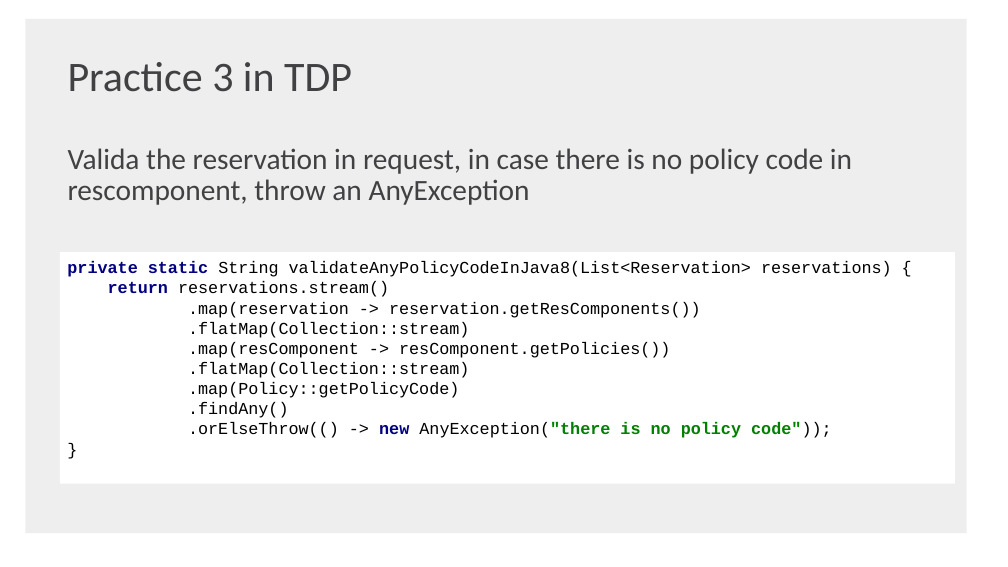
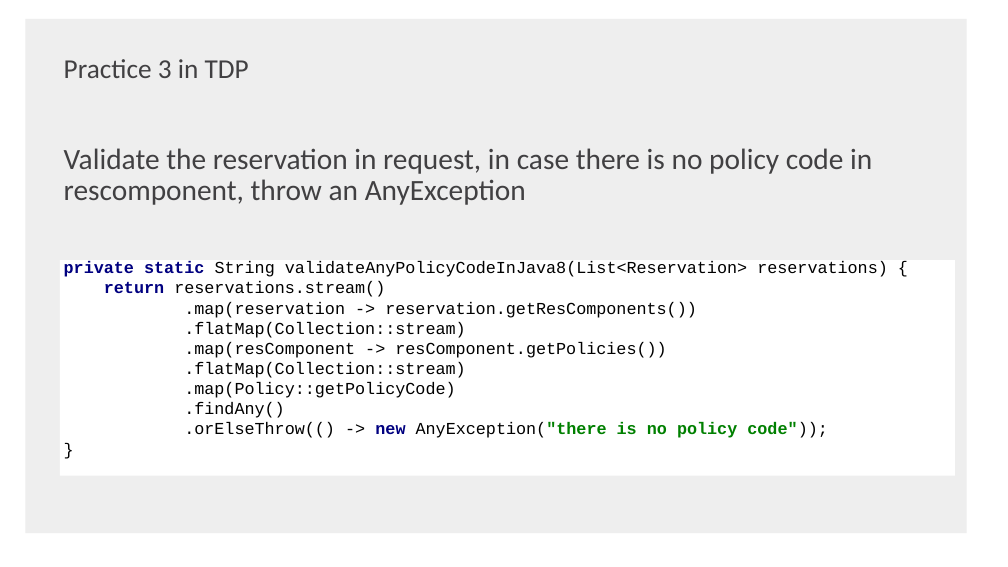
Before and after one commit to shaojie-xu-kp/Java8_lunch_learn, a slide deck: slide 44 of Java 8 & TDP.pptx (slide 56 before the commit). Drawn at 1008x567 pixels with LibreOffice and Linux fonts; fonts in the diff are those of the drawing; background and template pictures are left out. Boxes give left, top, right and bottom in pixels: in the first picture for what was removed or moved away, otherwise in the second. Text is boxed around its words. In the diff, an @@ line names an element or a change of style, - is before the commit and + after.

```diff
--- a/Java 8 & TDP.pptx
+++ b/Java 8 & TDP.pptx
@@ text "Practice 3 in TDP" at bbox=[64, 59, 249, 78]: size 40 to 26 pt; less space between paragraphs @@
@@ text at bbox=[64, 148, 872, 205]: text changed @@
-Valida the reservation in request, in case there is no policy code in rescomponent, throw an AnyException
+Validate the reservation in request, in case there is no policy code in rescomponent, throw an AnyException
@@ rectangle "private static String validateAnyPolicyCodeInJava8(List<Rese ...": place and size @@
-rectangle "private static String validateAnyPolicyCodeInJava8(List<Rese ..." at bbox=[60, 252, 955, 483]
+rectangle "private static String validateAnyPolicyCodeInJava8(List<Rese ..." at bbox=[60, 260, 955, 476]
```
Also in this commit, not shown: 41 other slides changed, 3 slides added, 15 slides removed, 1 other file.
